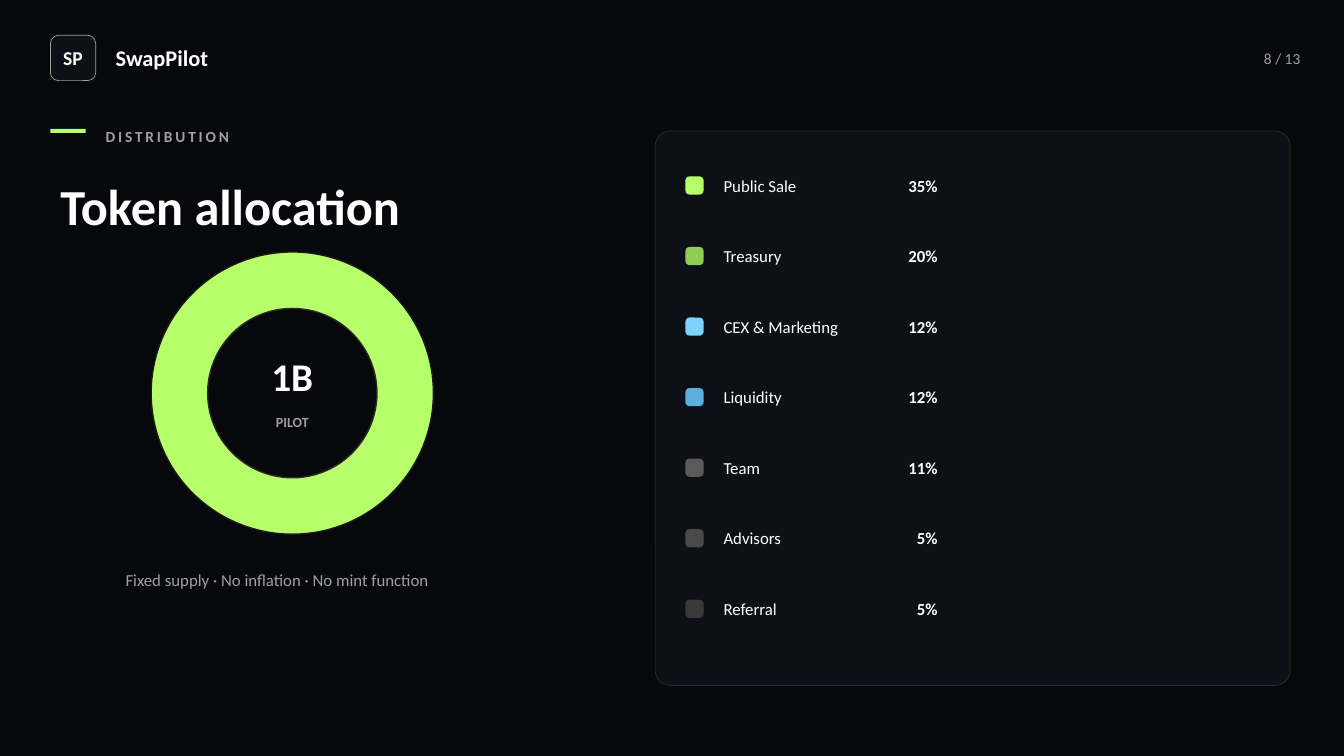
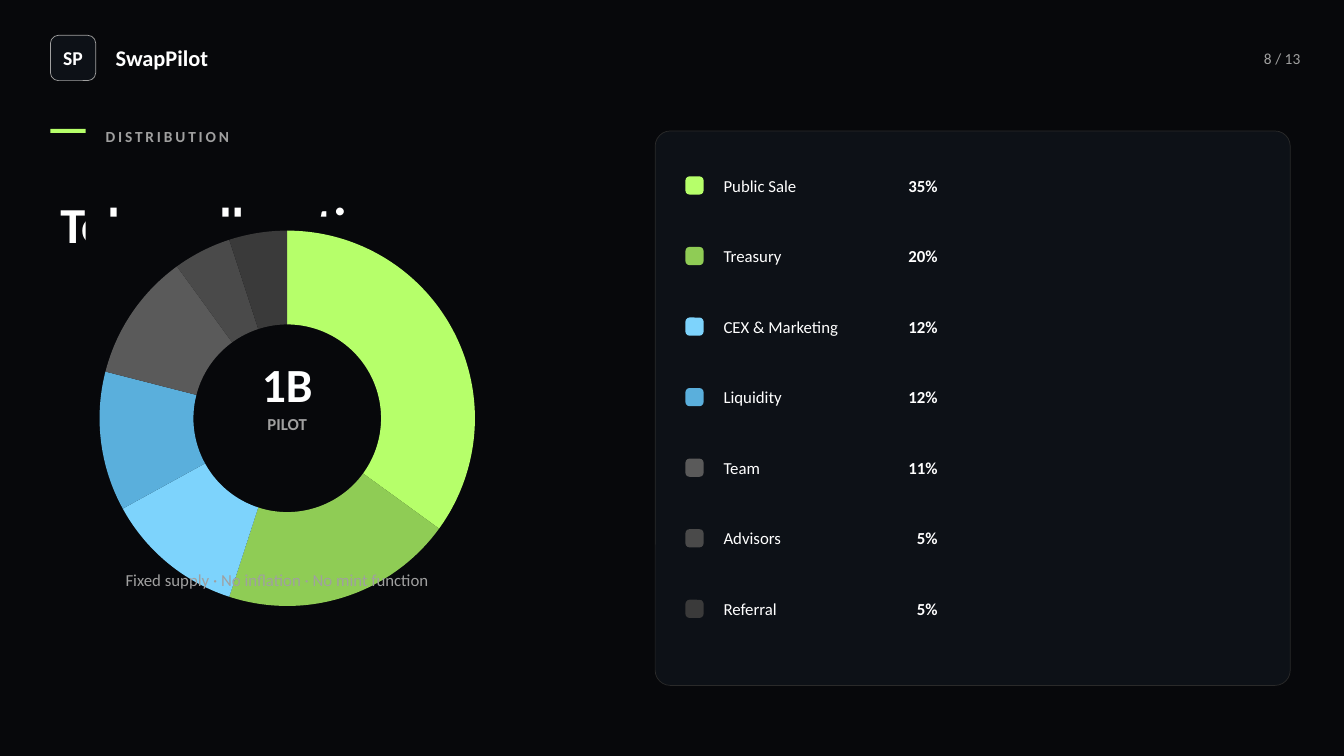
Before and after one commit to BacBacta/SwapPilot, a slide deck: slide 8 of pitch-deck/SwapPilot-Professional-PitchDeck.pptx. Drawn at 1344x756 pixels with LibreOffice and Linux fonts; fonts in the diff are those of the drawing. Boxes give left, top, right and bottom in pixels: in the first picture for what was removed or moved away, otherwise in the second. Text is boxed around its words. In the diff, an @@ line names an element or a change of style, - is before the commit and + after.

Commit message:
fix(pitch-deck): bookmarks + layout fixes + correct allocation chart

```diff
--- a/pitch-deck/SwapPilot-Professional-PitchDeck.pptx
+++ b/pitch-deck/SwapPilot-Professional-PitchDeck.pptx
@@ text "Token allocation" rewrapped from [60,189,400,226] to [60,207,400,255] @@
@@ doughnut chart added at [86,217,489,620] @@
+categories: Public Sale, Treasury, CEX & Marketing, Liquidity, Team, Advisors, Referral
+Series 1: 35, 20, 12, 12, 11, 5, 5
@@ ellipse removed at [151,252,434,534] @@
@@ ellipse removed at [208,309,377,478] @@
@@ text "1B": place and size @@
-text "1B" at [271,365,313,391]
+text "1B" at [262,371,313,402]
@@ text "1B" at [262,371,313,402]: size 28 to 34 pt @@
@@ text "PILOT": place and size @@
-text "PILOT" at [276,418,309,427]
+text "PILOT" at [267,419,306,430]
@@ text "PILOT" at [267,419,306,430]: size 10 to 12 pt @@
```
Also in this commit, not shown: 9 other slides changed, 2 other files.
